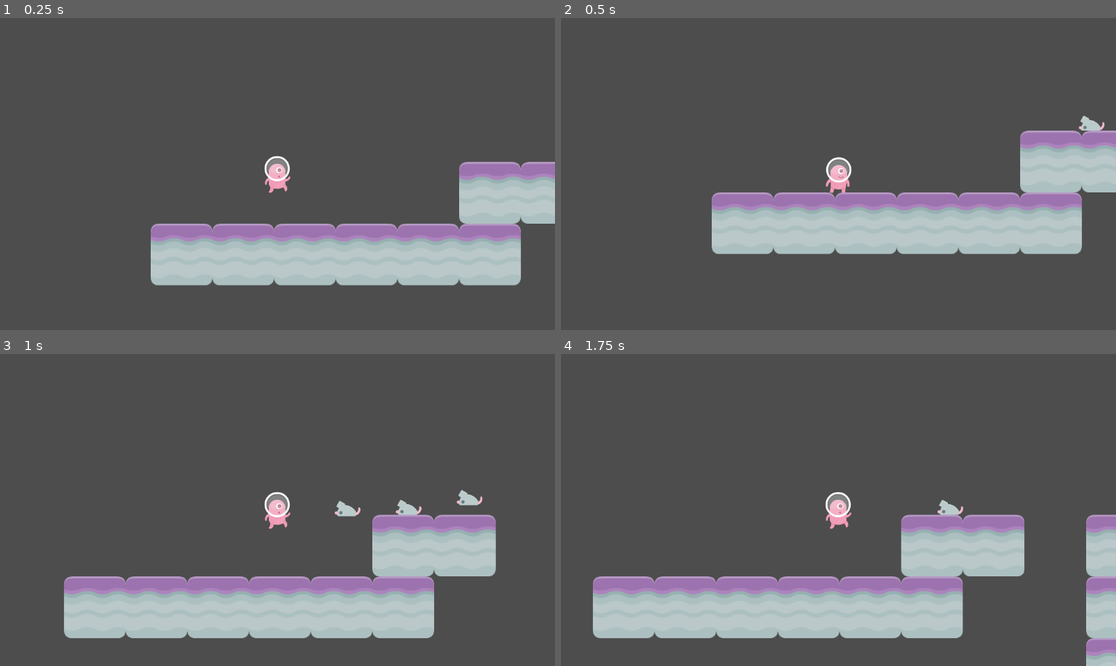
Above: before the commit, frames 1-4 (two rows, left to right).
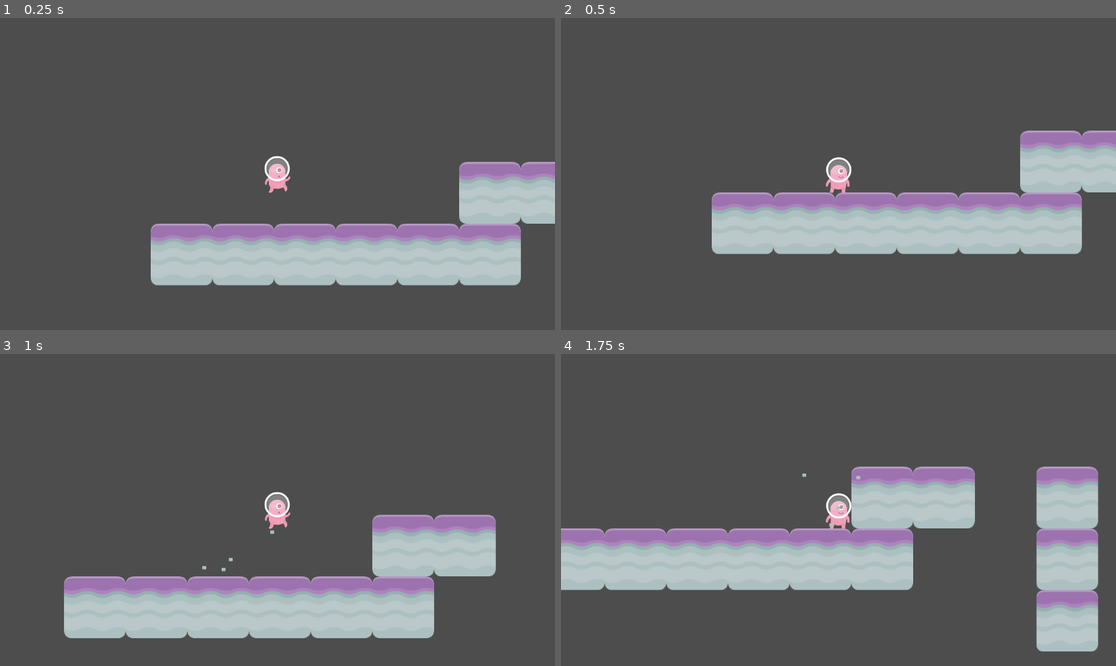
Above: after the commit, the same moments.

Repository: DevandraR/T8-GD-Devandra
Game: Godot game, scene res://scenes/Level 1.tscn
The game is run twice, just before and just after one commit, with the same random seed, the same clock (stepped at 60 frames per second) and the same inputs.
Inputs:
- Up to frame 1 (0.25 s): no input
- Up to frame 2 (0.5 s): no input
- Up to frame 3 (1 s): hold Right (right) from 0.53 s (still down); tap Space (jump) at 0.77 s
- Up to frame 4 (1.75 s): keep holding Right (right); tap Space (jump) at 1.52 s

Frame 1 is identical in both runs. In frame 2, 0.1% of the frame differs, in the area x 93-98%, y 31-37%; in frame 3, 0.5%; in frame 4, 39%, in the area x 0-100%, y 36-100%.
Error before the commit: Attempt to call function 'set_emitting' in base 'null instance' on a null instance. (res://Scripts/Player.gd:27)

Commit message:
initial commit & finished tutorial 8

Diff:
--- a/scenes/Level 1.tscn
+++ b/scenes/Level 1.tscn
@@ -1,8 +1,8 @@
-[gd_scene load_steps=8 format=3 uid="uid://d3a2sgehaqjdt"]
+[gd_scene load_steps=9 format=3 uid="uid://d3a2sgehaqjdt"]
 
-[ext_resource type="PackedScene" uid="uid://beg452kqkfydx" path="res://Scenes/Player.tscn" id="1"]
+[ext_resource type="PackedScene" uid="uid://beg452kqkfydx" path="res://scenes/Player.tscn" id="1"]
 [ext_resource type="PackedScene" uid="uid://cbrrsfnbg3p0g" path="res://scenes/Spawner.tscn" id="1_yaxqa"]
-[ext_resource type="Texture2D" uid="uid://r37ts0nyebjk" path="res://Assets/Familiar Looking Rocket.png" id="3"]
+[ext_resource type="Texture2D" uid="uid://r37ts0nyebjk" path="res://assets/Familiar Looking Rocket.png" id="3"]
 [ext_resource type="Texture2D" uid="uid://dd7fcijo64bic" path="res://assets/kenney_platformerpack/Spritesheets/spritesheet_gr_planet.png" id="4_8s0ta"]
 [ext_resource type="PackedScene" path="res://scenes/Area Trigger.tscn" id="4_t7cob"]
 
@@ -42,10 +42,20 @@
 physics_layer_0/collision_layer = 1
 sources/0 = SubResource("TileSetAtlasSource_we7op")
 
+[sub_resource type="ParticleProcessMaterial" id="ParticleProcessMaterial_mtdxj"]
+particle_flag_disable_z = true
+emission_shape = 3
+emission_box_extents = Vector3(2000, 10, 0)
+spread = 20.0
+gravity = Vector3(-500, 500, 0)
+scale_max = 6.38
+color = Color(0.517647, 0.65098, 0.713726, 1)
+
 [node name="Level 1" type="Node2D"]
 
 [node name="Spawner" parent="." instance=ExtResource("1_yaxqa")]
-position = Vector2(734, 90)
+position = Vector2(1938, 80)
+spawn_rate = 1.5
 
 [node name="Sprite2D" type="Sprite2D" parent="."]
 position = Vector2(2170.27, 73.2836)
@@ -59,7 +69,15 @@
 [node name="TileMap" type="TileMap" parent="."]
 tile_set = SubResource("TileSet_5i4ah")
 format = 2
-layer_0/tile_data = PackedInt32Array(196607, 0, 0, 131072, 0, 0, 131073, 0, 0, 131074, 0, 0, 131075, 0, 0, 131076, 0, 0, 196615, 0, 0, 196616, 0, 0, 196617, 0, 0, 196618, 0, 0, 196619, 0, 0, 196620, 0, 0, 196621, 0, 0, 196622, 0, 0, 196623, 0, 0, 196624, 0, 0, 196625, 0, 0, 196626, 0, 0, 131079, 0, 0, 65543, 0, 0, 131080, 0, 0, 65540, 0, 0, 65541, 0, 0)
+layer_0/tile_data = PackedInt32Array(196607, 0, 0, 131072, 0, 0, 131073, 0, 0, 131074, 0, 0, 131075, 0, 0, 131076, 0, 0, 196615, 0, 0, 196617, 0, 0, 196618, 0, 0, 196619, 0, 0, 196620, 0, 0, 196621, 0, 0, 196622, 0, 0, 196623, 0, 0, 196624, 0, 0, 196625, 0, 0, 196626, 0, 0, 131079, 0, 0, 65543, 0, 0, 65540, 0, 0, 65541, 0, 0)
 
 [node name="Player" parent="." instance=ExtResource("1")]
 position = Vector2(135.152, 106.001)
+
+[node name="GPUParticles2D" type="GPUParticles2D" parent="."]
+position = Vector2(1094, -278)
+amount = 100
+process_material = SubResource("ParticleProcessMaterial_mtdxj")
+lifetime = 4.0
+visibility_rect = Rect2(-100, -100, 2000, 500)
+trail_enabled = true
--- a/scenes/Player.tscn
+++ b/scenes/Player.tscn
@@ -1,7 +1,8 @@
-[gd_scene load_steps=8 format=3 uid="uid://beg452kqkfydx"]
+[gd_scene load_steps=10 format=3 uid="uid://beg452kqkfydx"]
 
 [ext_resource type="Script" path="res://Scripts/Player.gd" id="1"]
-[ext_resource type="Texture2D" uid="uid://d2oej36eq8vvl" path="res://Assets/kenney_platformerpack/Spritesheets/spritesheet_alien.png" id="2"]
+[ext_resource type="Texture2D" uid="uid://d2oej36eq8vvl" path="res://assets/kenney_platformerpack/Spritesheets/spritesheet_alien.png" id="2"]
+[ext_resource type="Texture2D" uid="uid://dpnuijhsx0eak" path="res://assets/kenney_platformerpack/PNG/Particles/brickGrey_small.png" id="3_sptda"]
 
 [sub_resource type="RectangleShape2D" id="1"]
 size = Vector2(52.924, 76.884)
@@ -61,6 +62,15 @@
 "Walk": SubResource("4")
 }
 
+[sub_resource type="ParticleProcessMaterial" id="ParticleProcessMaterial_4uvv1"]
+particle_flag_disable_z = true
+emission_shape = 3
+emission_box_extents = Vector3(30, 1, 1)
+spread = 180.0
+initial_velocity_min = 50.0
+initial_velocity_max = 50.0
+gravity = Vector3(0, 98, 0)
+
 [node name="Player" type="CharacterBody2D"]
 script = ExtResource("1")
 
@@ -80,3 +90,10 @@
 }
 
 [node name="Camera2D" type="Camera2D" parent="."]
+
+[node name="GPUParticles2D" type="GPUParticles2D" parent="."]
+position = Vector2(0, 30)
+amount = 4
+process_material = SubResource("ParticleProcessMaterial_4uvv1")
+texture = ExtResource("3_sptda")
+lifetime = 0.5
--- a/scripts/Area2D.gd
+++ b/scripts/Area2D.gd
@@ -4,4 +4,4 @@
 
 func _on_Area_Trigger_body_entered(body):
 	if body.get_name() == "Player":
-		get_tree().change_scene_to_file(str("res://Scenes/" + sceneName + ".tscn"))
+		get_tree().change_scene_to_file(str("res://scenes/" + sceneName + ".tscn"))
--- a/scripts/Player.gd
+++ b/scripts/Player.gd
@@ -18,13 +18,16 @@
 	if Input.is_action_pressed('right'):
 		velocity.x += speed
 		if is_on_floor():
-			particle.set_emitting(true)
+			if particle:
+				particle.set_emitting(true)
 	elif Input.is_action_pressed('left'):
 		velocity.x -= speed
 		if is_on_floor():
-			particle.set_emitting(true)
+			if particle:
+				particle.set_emitting(true)
 	else:
-		particle.set_emitting(false)
+		if particle:
+			particle.set_emitting(false)
 
 func _physics_process(delta):
 	velocity.y += delta * GRAVITY
--- a/scripts/Spawner.gd
+++ b/scripts/Spawner.gd
@@ -1,6 +1,6 @@
 extends Node2D
 
-@onready var enemy = preload("res://Scenes/Enemy.tscn")
+@onready var enemy = preload("res://scenes/Enemy.tscn")
 
 @export var spawn_rate: float = 0.3
 
Not shown, added: README.md
Not shown, added: scenes/Lev70E3.tmp
Not shown, added: scenes/Lev7C45.tmp
